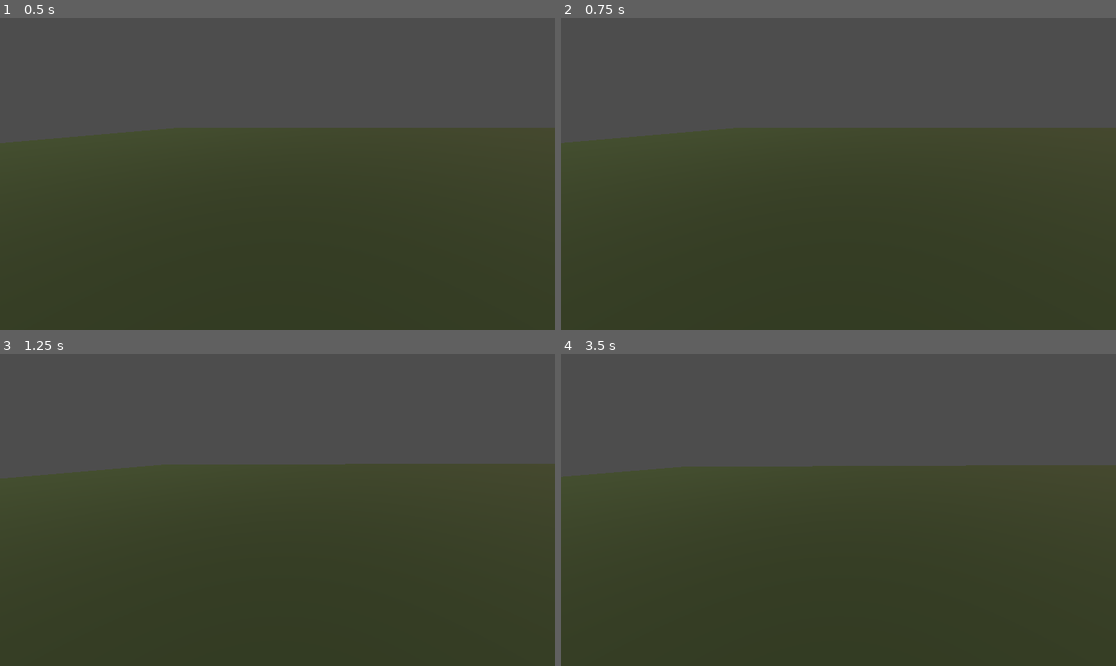
Above: before the commit, frames 1-4 (two rows, left to right).
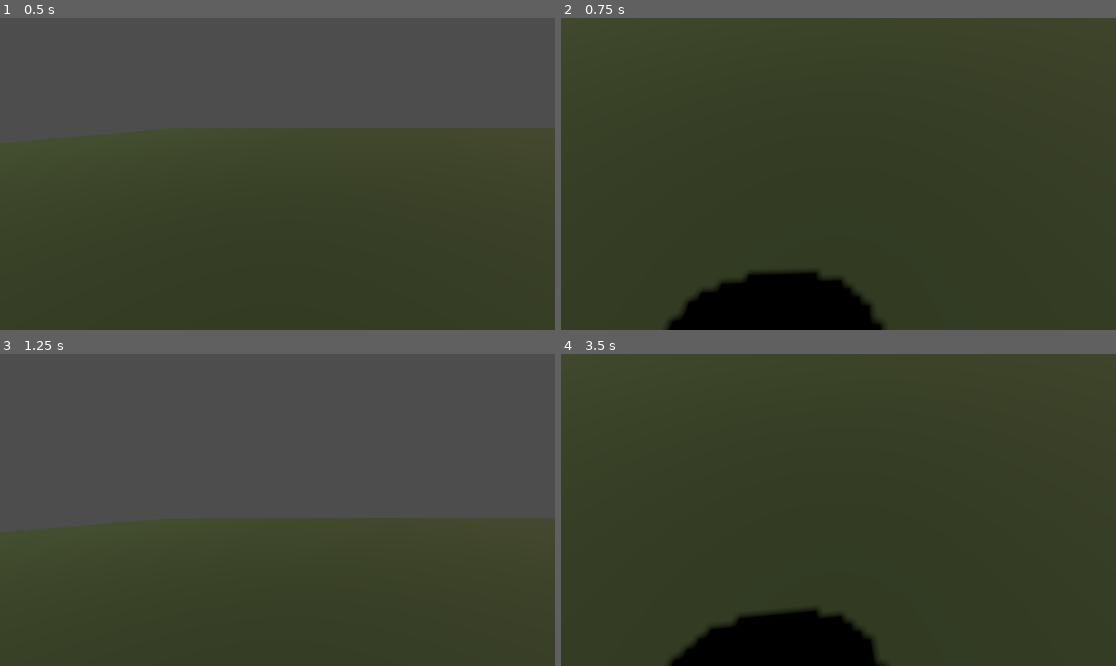
Above: after the commit, the same moments.

Repository: SorrenM/Git_Test
Game: Godot game, scene res://Main.tscn
Two runs of this game, one before a commit and one after it. Both use one fixed random seed, a clock stepped at 60 frames per second and the inputs below. Before the commit the project has no main scene; this scene is started directly in both runs.
Inputs:
- Up to frame 1 (0.5 s): no input
- Up to frame 2 (0.75 s): tap Enter (ui_accept) at 0.5 s; hold Right (ui_right) from 0.53 s (still down); tap S (look_down, bound only after the commit) at 0.6 s
- Up to frame 3 (1.25 s): keep holding Right (ui_right); tap Enter (ui_accept) at 0.77 s; tap W (look_up, bound only after the commit) at 0.8 s
- Up to frame 4 (3.5 s): tap Enter (ui_accept) at 1.25, 1.52, 2, 2.75, 3.02 s; release Right (ui_right) at 1.28 s; hold Down (ui_down) 1.28-2.03 s; tap W (look_up, bound only after the commit) at 1.35, 2.3, 2.85 s; tap S (look_down, bound only after the commit) at 1.55, 2.1, 3.05 s; hold Right (ui_right) 2.03-2.78 s; hold Up (ui_up) from 2.78 s (still down)

Frame 1 is identical in both runs. In frame 2, 41% of the frame differs, in the area x 0-100%, y 0-100%; in frame 3, 17%; in frame 4, 41%.

Commit message:
Update project.godot
Adding input map

Diff:
--- a/project.godot
+++ b/project.godot
@@ -11,8 +11,24 @@
 [application]
 
 config/name="Git Test"
+run/main_scene="uid://c8frtichxveab"
 config/features=PackedStringArray("4.6", "Forward Plus")
 config/icon="res://icon.svg"
+
+[input]
+
+look_up={
+"deadzone": 0.2,
+"events": [Object(InputEventKey,"resource_local_to_scene":false,"resource_name":"","device":-1,"window_id":0,"alt_pressed":false,"shift_pressed":false,"ctrl_pressed":false,"meta_pressed":false,"pressed":false,"keycode":0,"physical_keycode":87,"key_label":0,"unicode":119,"location":0,"echo":false,"script":null)
+, Object(InputEventKey,"resource_local_to_scene":false,"resource_name":"","device":-1,"window_id":0,"alt_pressed":false,"shift_pressed":false,"ctrl_pressed":false,"meta_pressed":false,"pressed":false,"keycode":0,"physical_keycode":4194320,"key_label":0,"unicode":0,"location":0,"echo":false,"script":null)
+]
+}
+look_down={
+"deadzone": 0.2,
+"events": [Object(InputEventKey,"resource_local_to_scene":false,"resource_name":"","device":-1,"window_id":0,"alt_pressed":false,"shift_pressed":false,"ctrl_pressed":false,"meta_pressed":false,"pressed":false,"keycode":0,"physical_keycode":83,"key_label":0,"unicode":115,"location":0,"echo":false,"script":null)
+, Object(InputEventKey,"resource_local_to_scene":false,"resource_name":"","device":-1,"window_id":0,"alt_pressed":false,"shift_pressed":false,"ctrl_pressed":false,"meta_pressed":false,"pressed":false,"keycode":0,"physical_keycode":4194322,"key_label":0,"unicode":0,"location":0,"echo":false,"script":null)
+]
+}
 
 [physics]
 
